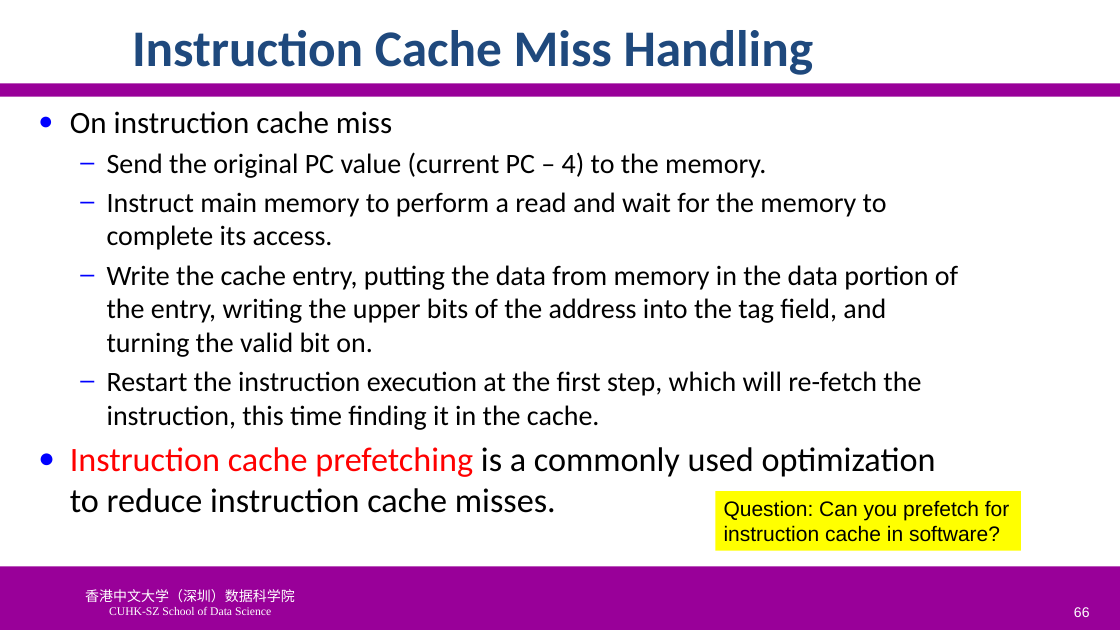
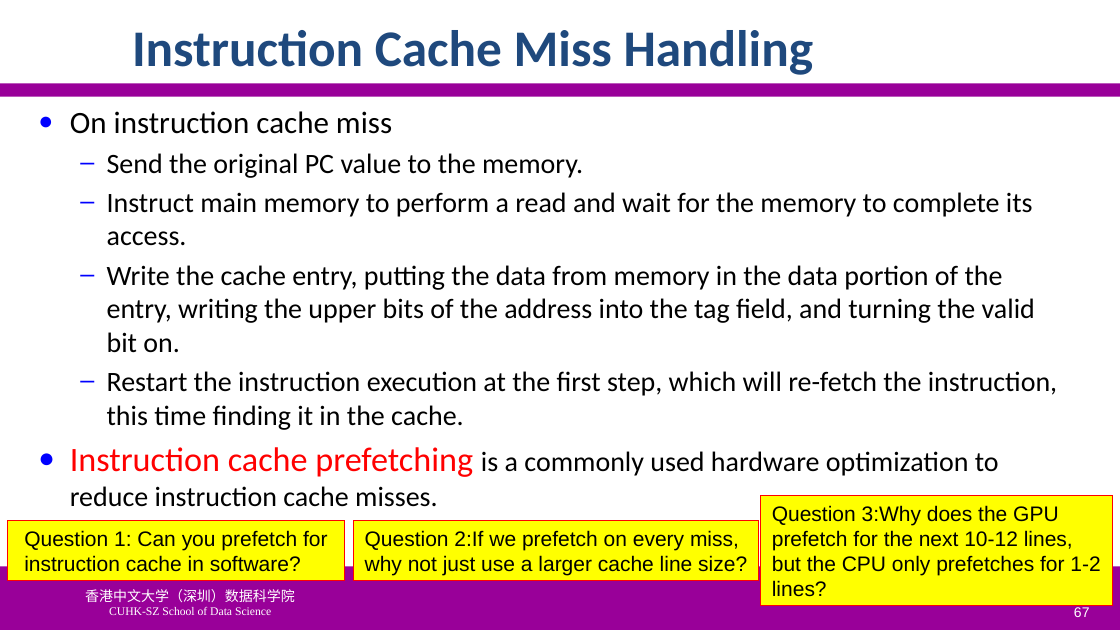
Before and after one commit to SUNCHAOYI923/CMU_CSAPP, a slide deck: slide 67 of slide/CA3060-6-MemHierarchy.pptx (slide 66 before the commit). Drawn at 1120x630 pixels with LibreOffice and Linux fonts; fonts in the diff are those of the drawing; background and template pictures are left out. Boxes give left, top, right and bottom in pixels: in the first picture for what was removed or moved away, otherwise in the second. Text is boxed around its words. In the diff, an @@ line names an element or a change of style, - is before the commit and + after.

```diff
--- a/slide/CA3060-6-MemHierarchy.pptx
+++ b/slide/CA3060-6-MemHierarchy.pptx
@@ text at [107, 153, 583, 178]: text changed @@
-  – Send the original PC value (current PC – 4) to the memory.
+  – Send the original PC value to the memory.
@@ text at [70, 447, 999, 507]: text changed; size 29.3 to 24 pt @@
-● Instruction cache prefetching is a commonly used optimization to reduce instruction cache misses.
+● Instruction cache prefetching is a commonly used hardware optimization to reduce instruction cache misses.
@@ rectangle added at [760, 496, 1113, 606], fill #FFFF00, outline #FF0000 0.75 pt, 18 pt, text #000000 @@
+Question 3:Why does the GPU prefetch for the next 10-12 lines, but the CPU only prefetches for 1-2 lines?
@@ rectangle "Question 1: Can you prefetch ...": place and size @@
-rectangle "Question 1: Can you prefetch ..." at [716, 492, 1022, 551]
+rectangle "Question 1: Can you prefetch ..." at [8, 521, 345, 581]
@@ rectangle "Question 1: Can you prefetch ..." at [8, 521, 345, 581]: outline none to #FF0000 0.75 pt @@
@@ text in rectangle at [24, 530, 327, 550]: text changed @@
-Question: Can you prefetch for
+Question 1: Can you prefetch for
@@ rectangle added at [354, 521, 759, 581], fill #FFFF00, outline #FF0000 0.75 pt, 18 pt, text #000000 @@
+Question 2:If we prefetch on every miss, why not just use a larger cache line size?
@@ page number at [1074, 607, 1090, 617]: text changed @@
-66
+67
```
Also in this commit, not shown: 40 other slides changed, 5 slides added, 10 slides removed, 31 other files.
